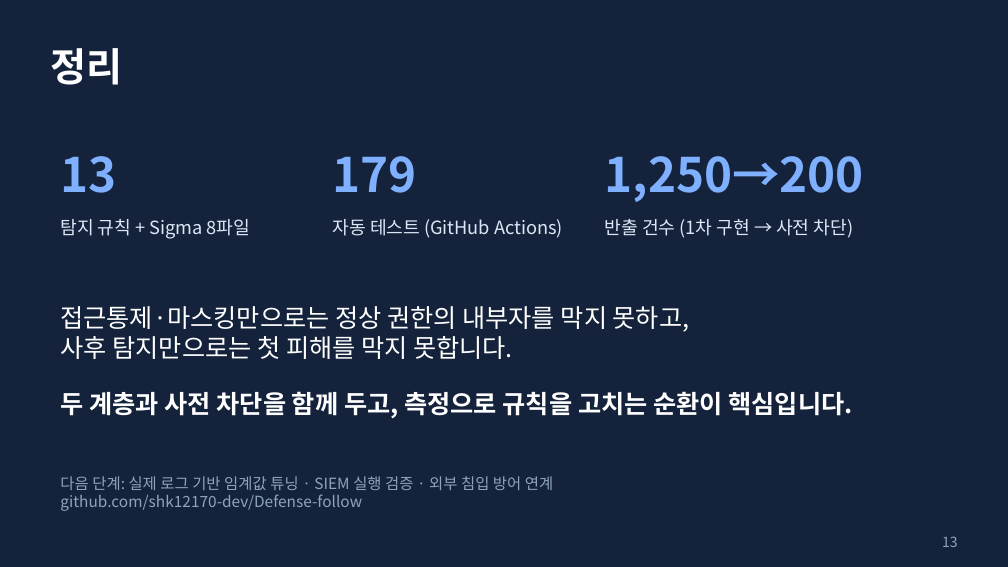
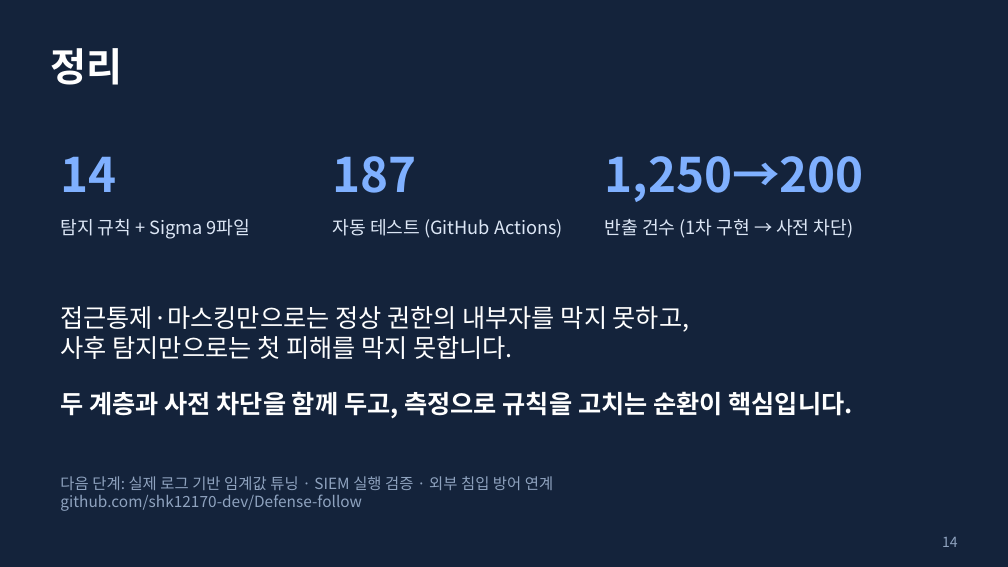
Before and after one commit to shk12170-dev/Defense-follow, a slide deck: slide 14 of docs/presentation.pptx (slide 13 before the commit). Drawn at 1008x567 pixels with LibreOffice and Linux fonts; fonts in the diff are those of the drawing. Boxes give left, top, right and bottom in pixels: in the first picture for what was removed or moved away, otherwise in the second. Text is boxed around its words. In the diff, an @@ line names an element or a change of style, - is before the commit and + after.

```diff
--- a/docs/presentation.pptx
+++ b/docs/presentation.pptx
@@ text at (60, 156, 116, 192): text changed @@
-13
+14
@@ text at (333, 156, 417, 193): text changed @@
-179
+187
@@ text at (60, 219, 251, 239): text changed @@
-탐지 규칙 + Sigma 8파일
+탐지 규칙 + Sigma 9파일
@@ text at (942, 537, 958, 547): text changed @@
-13
+14
```
Also in this commit, not shown: 5 other slides changed, 1 slide added, 13 other files.
